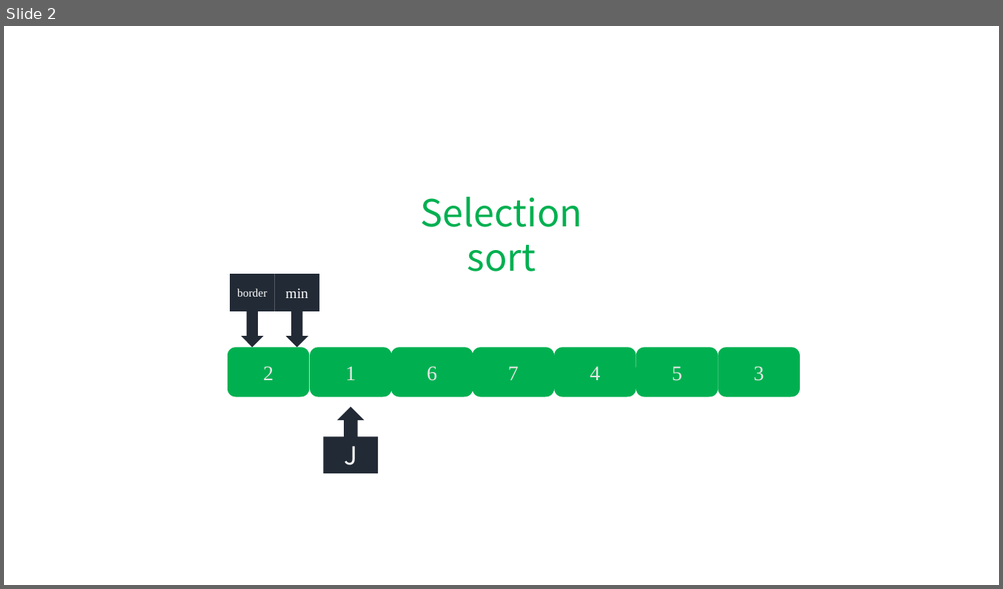
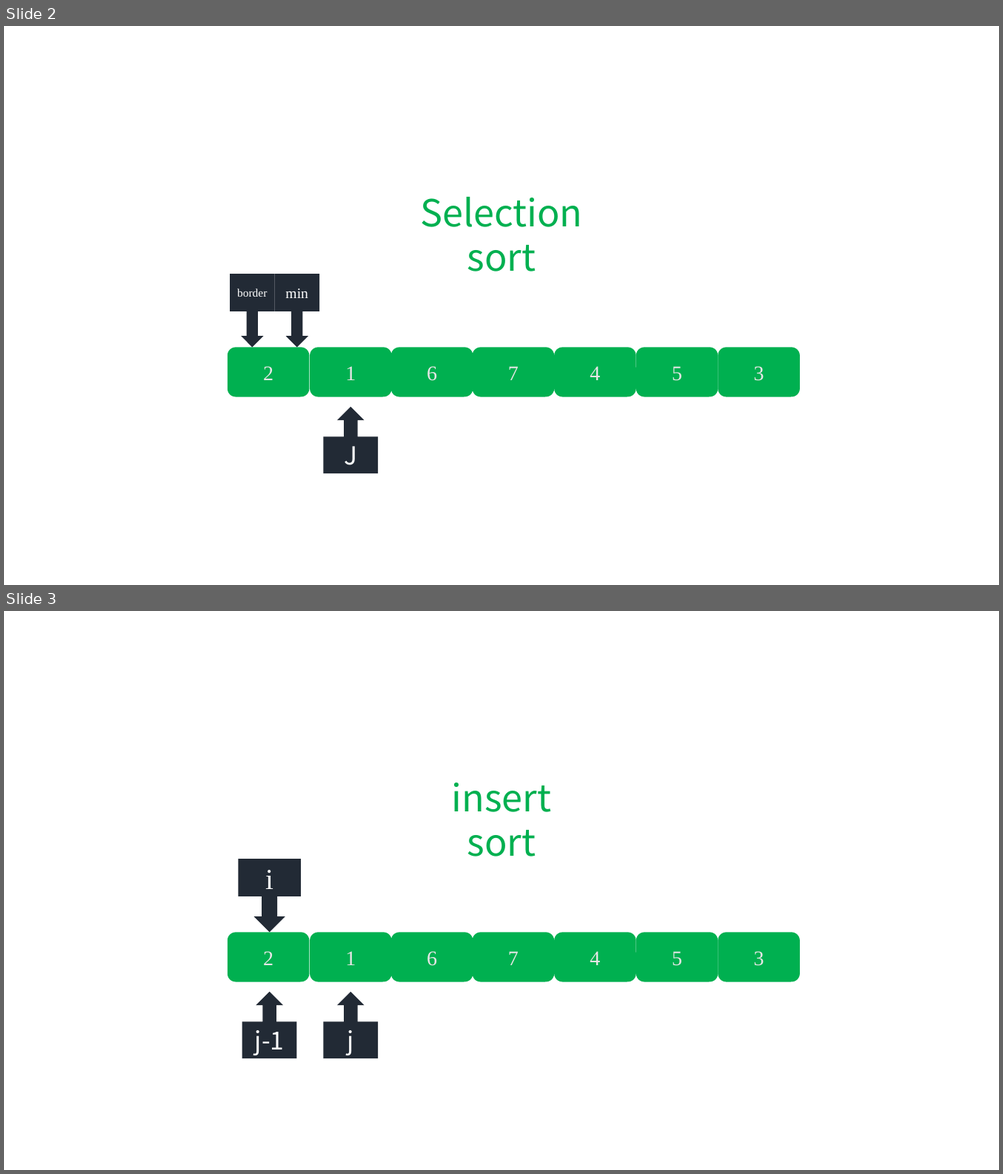
Before and after one commit to grayondream/algorithm-forth, a slide deck: ppt/sort.pptx. Shown one above the other, each under a label of ours: slide 2 before the commit, slides 2 and 3 after it. The pictures are 1003x589 and 1003x1174 pixels, drawn with LibreOffice and Linux fonts; fonts in the diff are those of the drawing. Boxes give left, top, right and bottom in pixels: in the first picture for what was removed or moved away, otherwise in the second. Text is boxed around its words. In the diff, an @@ line names an element or a change of style, - is before the commit and + after.

```diff
--- a/ppt/sort.pptx
+++ b/ppt/sort.pptx
@@ slide 3 added at bbox=[4, 611, 999, 1170], background #FFFFFF @@
@@ text added at bbox=[452, 783, 552, 857], 36 pt, text #00B050 @@
+insert sort
@@ down arrow callout added at bbox=[239, 859, 301, 933], fill #222A35, 28 pt, text #FFFFFF @@
+i
@@ rounded rectangle added at bbox=[227, 933, 309, 982], fill #00B050, 20 pt, text #E7E6E6 @@
+2
@@ rounded rectangle added at bbox=[310, 933, 392, 982], fill #00B050, 20 pt, text #E7E6E6 @@
+1
@@ rounded rectangle added at bbox=[391, 933, 473, 982], fill #00B050, 20 pt, text #E7E6E6 @@
+6
@@ rounded rectangle added at bbox=[472, 933, 555, 982], fill #00B050, 20 pt, text #E7E6E6 @@
+7
@@ rounded rectangle added at bbox=[554, 933, 636, 982], fill #00B050, 20 pt, text #E7E6E6 @@
+4
@@ rounded rectangle added at bbox=[636, 933, 718, 982], fill #00B050, 20 pt, text #E7E6E6 @@
+5
@@ rounded rectangle added at bbox=[718, 933, 800, 982], fill #00B050, 20 pt, text #E7E6E6 @@
+3
@@ up arrow callout added at bbox=[242, 992, 296, 1059], fill #222A35, 24 pt, text #FFFFFF @@
+j-1
@@ up arrow callout added at bbox=[324, 992, 378, 1059], fill #222A35, 24 pt, text #FFFFFF @@
+j
```
Also in this commit, not shown: 4 other files.
